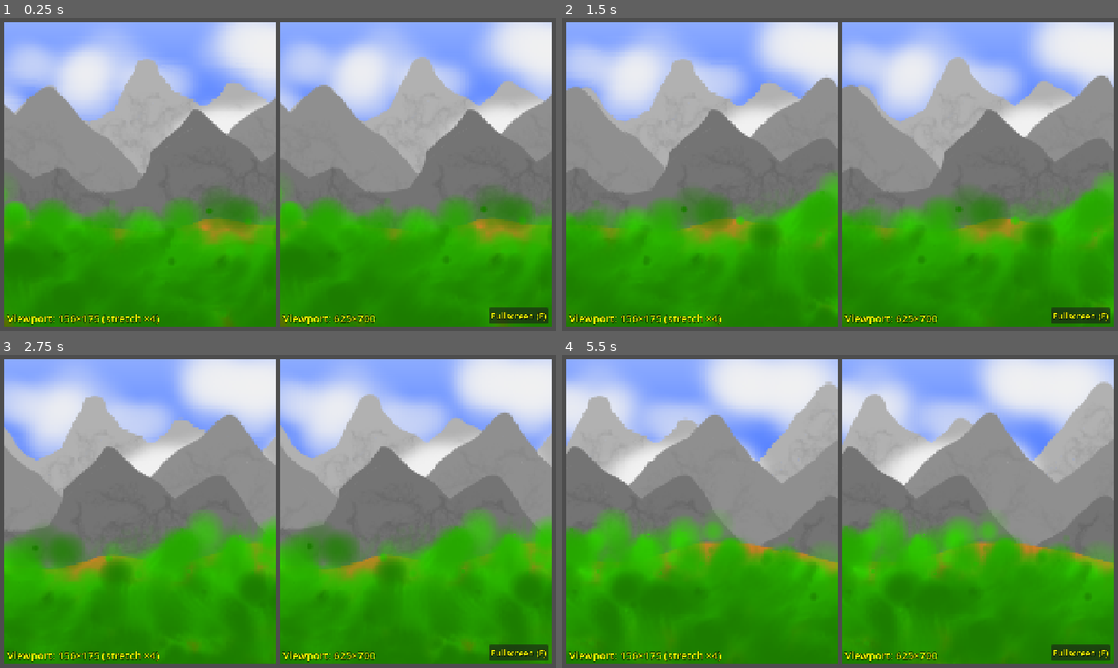
Above: before the commit, frames 1-4 (two rows, left to right).
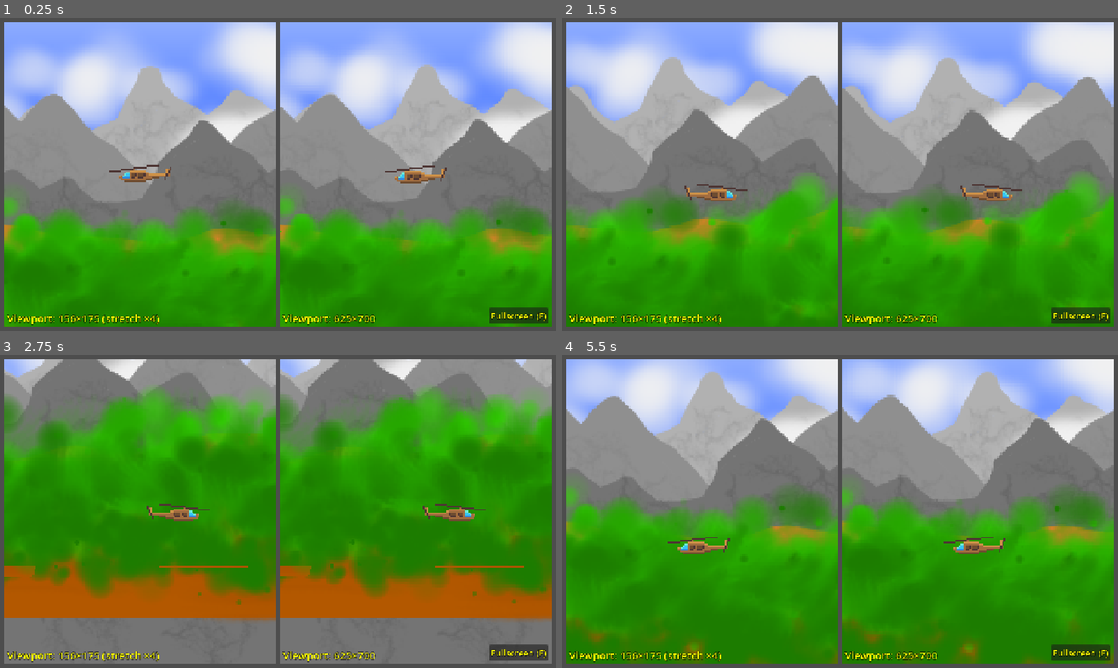
Above: after the commit, the same moments.

Repository: Toxe/godot-parallax-scrolling
Game: Godot game, scene res://scenes/main.tscn
Two runs of this game, one before a commit and one after it. Both use one fixed random seed, a clock stepped at 60 frames per second and the inputs below.
Inputs:
- Up to frame 1 (0.25 s): no input
- Up to frame 2 (1.5 s): tap Enter at 0.5 s; hold D (move_right, bound only after the commit) 0.53-1.28 s; tap Shift at 0.6, 1.35 s; hold S (move_down, bound only after the commit) from 1.28 s (still down)
- Up to frame 3 (2.75 s): release S (move_down, bound only after the commit) at 2.03 s; hold D (move_right, bound only after the commit) from 2.03 s (still down); tap Shift at 2.1 s
- Up to frame 4 (5.5 s): release D (move_right, bound only after the commit) at 2.78 s; hold W (move_up, bound only after the commit) 2.78-3.53 s; tap Shift every 0.75 s from 2.85 to 5.1 s; hold A (move_left, bound only after the commit) 3.53-5.03 s; hold S (move_down, bound only after the commit) from 5.03 s (still down)

The runs differ from the first frame. In frame 1, 19% of the frame differs, in the area x 0-100%, y 1-99%; in frame 2, 19%; in frame 3, 93%; in frame 4, 56%.

Commit message:
Add controllable helicopter; camera follows player

Diff:
--- a/ParallaxScrolling/project.godot
+++ b/ParallaxScrolling/project.godot
@@ -46,6 +46,30 @@
 "events": [Object(InputEventKey,"resource_local_to_scene":false,"resource_name":"","device":-1,"window_id":0,"alt_press …(192 unchanged characters)…
 ]
 }
+move_up={
+"deadzone": 0.2,
+"events": [Object(InputEventKey,"resource_local_to_scene":false,"resource_name":"","device":-1,"window_id":0,"alt_pressed":false,"shift_pressed":false,"ctrl_pressed":false,"meta_pressed":false,"pressed":false,"keycode":0,"physical_keycode":87,"key_label":0,"unicode":119,"location":0,"echo":false,"script":null)
+, Object(InputEventKey,"resource_local_to_scene":false,"resource_name":"","device":-1,"window_id":0,"alt_pressed":false,"shift_pressed":false,"ctrl_pressed":false,"meta_pressed":false,"pressed":false,"keycode":0,"physical_keycode":4194320,"key_label":0,"unicode":0,"location":0,"echo":false,"script":null)
+]
+}
+move_down={
+"deadzone": 0.2,
+"events": [Object(InputEventKey,"resource_local_to_scene":false,"resource_name":"","device":-1,"window_id":0,"alt_pressed":false,"shift_pressed":false,"ctrl_pressed":false,"meta_pressed":false,"pressed":false,"keycode":0,"physical_keycode":83,"key_label":0,"unicode":115,"location":0,"echo":false,"script":null)
+, Object(InputEventKey,"resource_local_to_scene":false,"resource_name":"","device":-1,"window_id":0,"alt_pressed":false,"shift_pressed":false,"ctrl_pressed":false,"meta_pressed":false,"pressed":false,"keycode":0,"physical_keycode":4194322,"key_label":0,"unicode":0,"location":0,"echo":false,"script":null)
+]
+}
+move_left={
+"deadzone": 0.2,
+"events": [Object(InputEventKey,"resource_local_to_scene":false,"resource_name":"","device":-1,"window_id":0,"alt_pressed":false,"shift_pressed":false,"ctrl_pressed":false,"meta_pressed":false,"pressed":false,"keycode":0,"physical_keycode":65,"key_label":0,"unicode":97,"location":0,"echo":false,"script":null)
+, Object(InputEventKey,"resource_local_to_scene":false,"resource_name":"","device":-1,"window_id":0,"alt_pressed":false,"shift_pressed":false,"ctrl_pressed":false,"meta_pressed":false,"pressed":false,"keycode":0,"physical_keycode":4194319,"key_label":0,"unicode":0,"location":0,"echo":false,"script":null)
+]
+}
+move_right={
+"deadzone": 0.2,
+"events": [Object(InputEventKey,"resource_local_to_scene":false,"resource_name":"","device":-1,"window_id":0,"alt_pressed":false,"shift_pressed":false,"ctrl_pressed":false,"meta_pressed":false,"pressed":false,"keycode":0,"physical_keycode":68,"key_label":0,"unicode":100,"location":0,"echo":false,"script":null)
+, Object(InputEventKey,"resource_local_to_scene":false,"resource_name":"","device":-1,"window_id":0,"alt_pressed":false,"shift_pressed":false,"ctrl_pressed":false,"meta_pressed":false,"pressed":false,"keycode":0,"physical_keycode":4194321,"key_label":0,"unicode":0,"location":0,"echo":false,"script":null)
+]
+}
 
 [rendering]
 
--- a/ParallaxScrolling/scenes/main.gd
+++ b/ParallaxScrolling/scenes/main.gd
@@ -5,8 +5,8 @@
 @onready var sub_viewport2: SubViewport = $HBoxContainer/SubViewportContainer2/SubViewport2
 @onready var viewport_size_label1: Label = $CanvasLayer/ViewportSizeLabel1
 @onready var viewport_size_label2: Label = $CanvasLayer/ViewportSizeLabel2
-@onready var camera1: Camera2D = $HBoxContainer/SubViewportContainer1/SubViewport1/Camera2D
-@onready var camera2: Camera2D = $HBoxContainer/SubViewportContainer2/SubViewport2/Camera2D
+@onready var helo1: Sprite2D = $HBoxContainer/SubViewportContainer1/SubViewport1/Helo
+@onready var helo2: Sprite2D = $HBoxContainer/SubViewportContainer2/SubViewport2/Helo
 
 
 func _ready() -> void:
@@ -14,12 +14,15 @@
     update_window_title()
 
 
-func _process(_delta: float) -> void:
+func _process(delta: float) -> void:
     viewport_size_label1.text = "Viewport: %d×%d (stretch ×%d)" % [sub_viewport1.size.x, sub_viewport1.size.y, sub_viewport_container1.stretch_shrink]
     viewport_size_label2.text = "Viewport: %d×%d" % [sub_viewport2.size.x, sub_viewport2.size.y]
 
-    camera1.position += Vector2(40, 0) * _delta
-    camera2.position += Vector2(160, 0) * _delta
+    var movement := Input.get_vector("move_left", "move_right", "move_up", "move_down")
+    var movement_speed := 0.1 if Input.is_physical_key_pressed(Key.KEY_SHIFT) else 1.0
+
+    handle_helo_movement(helo1, movement, movement_speed * 0.25, delta)
+    handle_helo_movement(helo2, movement, movement_speed, delta)
 
 
 func _unhandled_key_input(event: InputEvent) -> void:
@@ -27,6 +30,15 @@
         toggle_fullscreen()
     elif event.is_action_pressed("quit"):
         get_tree().quit()
+
+
+func handle_helo_movement(helo: Sprite2D, movement: Vector2, movement_speed: float, delta: float) -> void:
+    if !movement.is_zero_approx():
+        helo.position += 500.0 * delta * movement * movement_speed
+        if movement.x > 0.5 && !helo.flip_h:
+            helo.flip_h = true
+        elif movement.x < -0.5 && helo.flip_h:
+            helo.flip_h = false
 
 
 func create_window_title_update_timer() -> void:
--- a/ParallaxScrolling/scenes/main.tscn
+++ b/ParallaxScrolling/scenes/main.tscn
@@ -12,6 +12,8 @@
 [ext_resource type="Texture2D" uid="uid://d2mc7eu8b23ib" path="res://assets/images/mountains3.png" id="7_jkv2x"]
 [ext_resource type="Texture2D" uid="uid://du710aai0hve3" path="res://assets/images/ground1.png" id="8_jbj1t"]
 [ext_resource type="Texture2D" uid="uid://bt01tklcu1ym0" path="res://assets/images/ground2.png" id="9_muem4"]
+[ext_resource type="Texture2D" uid="uid://dbqah0erqnb4v" path="res://assets/images/helo.png" id="13_a8y0u"]
+[ext_resource type="Texture2D" uid="uid://ded1ktewo0ovq" path="res://assets/images/helo_x4.png" id="14_jkv2x"]
 
 [sub_resource type="Gradient" id="Gradient_tefeu"]
 colors = PackedColorArray(0.5477166, 0.66959137, 1, 1, 0.05507724, 0.2830962, 1, 1)
@@ -55,9 +57,6 @@
 size = Vector2i(156, 175)
 render_target_update_mode = 4
 
-[node name="Camera2D" type="Camera2D" parent="HBoxContainer/SubViewportContainer1/SubViewport1" unique_id=1570935998]
-position = Vector2(78, 87)
-
 [node name="Node2D" type="Node2D" parent="HBoxContainer/SubViewportContainer1/SubViewport1" unique_id=1943276017]
 
 [node name="Parallax2D6" type="Parallax2D" parent="HBoxContainer/SubViewportContainer1/SubViewport1/Node2D" unique_id=158051884]
@@ -69,7 +68,7 @@
 centered = false
 
 [node name="Parallax2D10" type="Parallax2D" parent="HBoxContainer/SubViewportContainer1/SubViewport1/Node2D" unique_id=1228180340]
-scroll_scale = Vector2(0.1, 1)
+scroll_scale = Vector2(0.1, 0.5)
 repeat_size = Vector2(256, 0)
 
 [node name="Sprite2D" type="Sprite2D" parent="HBoxContainer/SubViewportContainer1/SubViewport1/Node2D/Parallax2D10" unique_id=1993367555]
@@ -78,7 +77,7 @@
 centered = false
 
 [node name="Parallax2D11" type="Parallax2D" parent="HBoxContainer/SubViewportContainer1/SubViewport1/Node2D" unique_id=2030302766]
-scroll_scale = Vector2(0.2, 1)
+scroll_scale = Vector2(0.2, 0.55)
 repeat_size = Vector2(256, 0)
 
 [node name="Sprite2D" type="Sprite2D" parent="HBoxContainer/SubViewportContainer1/SubViewport1/Node2D/Parallax2D11" unique_id=386737931]
@@ -87,7 +86,7 @@
 centered = false
 
 [node name="Parallax2D" type="Parallax2D" parent="HBoxContainer/SubViewportContainer1/SubViewport1/Node2D" unique_id=428853874]
-scroll_scale = Vector2(0.3, 1)
+scroll_scale = Vector2(0.3, 0.6)
 repeat_size = Vector2(256, 0)
 
 [node name="Sprite2D" type="Sprite2D" parent="HBoxContainer/SubViewportContainer1/SubViewport1/Node2D/Parallax2D" unique_id=312114191]
@@ -96,7 +95,7 @@
 centered = false
 
 [node name="Parallax2D12" type="Parallax2D" parent="HBoxContainer/SubViewportContainer1/SubViewport1/Node2D" unique_id=1433709167]
-scroll_scale = Vector2(0.35, 1)
+scroll_scale = Vector2(0.35, 0.65)
 repeat_size = Vector2(256, 0)
 
 [node name="Sprite2D" type="Sprite2D" parent="HBoxContainer/SubViewportContainer1/SubViewport1/Node2D/Parallax2D12" unique_id=1802264161]
@@ -105,7 +104,7 @@
 centered = false
 
 [node name="Parallax2D2" type="Parallax2D" parent="HBoxContainer/SubViewportContainer1/SubViewport1/Node2D" unique_id=1139246300]
-scroll_scale = Vector2(0.4, 1)
+scroll_scale = Vector2(0.4, 0.7)
 repeat_size = Vector2(256, 0)
 
 [node name="Sprite2D" type="Sprite2D" parent="HBoxContainer/SubViewportContainer1/SubViewport1/Node2D/Parallax2D2" unique_id=1203507448]
@@ -114,7 +113,7 @@
 centered = false
 
 [node name="Parallax2D3" type="Parallax2D" parent="HBoxContainer/SubViewportContainer1/SubViewport1/Node2D" unique_id=315999649]
-scroll_scale = Vector2(0.5, 1)
+scroll_scale = Vector2(0.5, 0.75)
 repeat_size = Vector2(256, 0)
 
 [node name="Sprite2D" type="Sprite2D" parent="HBoxContainer/SubViewportContainer1/SubViewport1/Node2D/Parallax2D3" unique_id=2001937598]
@@ -123,7 +122,7 @@
 centered = false
 
 [node name="Parallax2D4" type="Parallax2D" parent="HBoxContainer/SubViewportContainer1/SubViewport1/Node2D" unique_id=1179120161]
-scroll_scale = Vector2(0.6, 1)
+scroll_scale = Vector2(0.6, 0.8)
 repeat_size = Vector2(256, 0)
 
 [node name="Sprite2D" type="Sprite2D" parent="HBoxContainer/SubViewportContainer1/SubViewport1/Node2D/Parallax2D4" unique_id=656134677]
@@ -132,7 +131,7 @@
 centered = false
 
 [node name="Parallax2D5" type="Parallax2D" parent="HBoxContainer/SubViewportContainer1/SubViewport1/Node2D" unique_id=2004147161]
-scroll_scale = Vector2(0.7, 1)
+scroll_scale = Vector2(0.7, 0.85)
 repeat_size = Vector2(256, 0)
 
 [node name="Sprite2D" type="Sprite2D" parent="HBoxContainer/SubViewportContainer1/SubViewport1/Node2D/Parallax2D5" unique_id=7764432]
@@ -141,7 +140,7 @@
 centered = false
 
 [node name="Parallax2D7" type="Parallax2D" parent="HBoxContainer/SubViewportContainer1/SubViewport1/Node2D" unique_id=1754286665]
-scroll_scale = Vector2(0.8, 1)
+scroll_scale = Vector2(0.8, 0.9)
 repeat_size = Vector2(256, 0)
 
 [node name="Sprite2D" type="Sprite2D" parent="HBoxContainer/SubViewportContainer1/SubViewport1/Node2D/Parallax2D7" unique_id=10392748]
@@ -150,7 +149,7 @@
 centered = false
 
 [node name="Parallax2D8" type="Parallax2D" parent="HBoxContainer/SubViewportContainer1/SubViewport1/Node2D" unique_id=1337858175]
-scroll_scale = Vector2(0.9, 1)
+scroll_scale = Vector2(0.9, 0.95)
 repeat_size = Vector2(256, 0)
 
 [node name="Sprite2D" type="Sprite2D" parent="HBoxContainer/SubViewportContainer1/SubViewport1/Node2D/Parallax2D8" unique_id=1961026461]
@@ -165,6 +164,13 @@
 position = Vector2(0, 92)
 texture = ExtResource("6_choun")
 centered = false
+
+[node name="Helo" type="Sprite2D" parent="HBoxContainer/SubViewportContainer1/SubViewport1" unique_id=1450813162]
+position = Vector2(80, 80)
+texture = ExtResource("13_a8y0u")
+
+[node name="Camera2D" type="Camera2D" parent="HBoxContainer/SubViewportContainer1/SubViewport1/Helo" unique_id=1570935998]
+position_smoothing_enabled = true
 
 [node name="SubViewportContainer2" type="SubViewportContainer" parent="HBoxContainer" unique_id=1705908404]
 layout_mode = 2
@@ -177,9 +183,6 @@
 size = Vector2i(625, 700)
 render_target_update_mode = 4
 
-[node name="Camera2D" type="Camera2D" parent="HBoxContainer/SubViewportContainer2/SubViewport2" unique_id=70248295]
-position = Vector2(315, 350)
-
 [node name="Node2D" type="Node2D" parent="HBoxContainer/SubViewportContainer2/SubViewport2" unique_id=411535306]
 
 [node name="Parallax2D6" type="Parallax2D" parent="HBoxContainer/SubViewportContainer2/SubViewport2/Node2D" unique_id=1594098780]
@@ -191,7 +194,7 @@
 centered = false
 
 [node name="Parallax2D10" type="Parallax2D" parent="HBoxContainer/SubViewportContainer2/SubViewport2/Node2D" unique_id=607016012]
-scroll_scale = Vector2(0.1, 1)
+scroll_scale = Vector2(0.1, 0.5)
 repeat_size = Vector2(1024, 0)
 
 [node name="Sprite2D" type="Sprite2D" parent="HBoxContainer/SubViewportContainer2/SubViewport2/Node2D/Parallax2D10" unique_id=453337287]
@@ -201,7 +204,7 @@
 centered = false
 
 [node name="Parallax2D11" type="Parallax2D" parent="HBoxContainer/SubViewportContainer2/SubViewport2/Node2D" unique_id=1793438946]
-scroll_scale = Vector2(0.2, 1)
+scroll_scale = Vector2(0.2, 0.55)
 repeat_size = Vector2(1024, 0)
 
 [node name="Sprite2D" type="Sprite2D" parent="HBoxContainer/SubViewportContainer2/SubViewport2/Node2D/Parallax2D11" unique_id=607277484]
@@ -211,7 +214,7 @@
 centered = false
 
 [node name="Parallax2D" type="Parallax2D" parent="HBoxContainer/SubViewportContainer2/SubViewport2/Node2D" unique_id=603348848]
-scroll_scale = Vector2(0.3, 1)
+scroll_scale = Vector2(0.3, 0.6)
 repeat_size = Vector2(1024, 0)
 
 [node name="Sprite2D" type="Sprite2D" parent="HBoxContainer/SubViewportContainer2/SubViewport2/Node2D/Parallax2D" unique_id=558364712]
@@ -221,7 +224,7 @@
 centered = false
 
 [node name="Parallax2D12" type="Parallax2D" parent="HBoxContainer/SubViewportContainer2/SubViewport2/Node2D" unique_id=293411477]
-scroll_scale = Vector2(0.35, 1)
+scroll_scale = Vector2(0.35, 0.65)
 repeat_size = Vector2(1024, 0)
 
 [node name="Sprite2D" type="Sprite2D" parent="HBoxContainer/SubViewportContainer2/SubViewport2/Node2D/Parallax2D12" unique_id=329814356]
@@ -231,7 +234,7 @@
 centered = false
 
 [node name="Parallax2D2" type="Parallax2D" parent="HBoxContainer/SubViewportContainer2/SubViewport2/Node2D" unique_id=1196340381]
-scroll_scale = Vector2(0.4, 1)
+scroll_scale = Vector2(0.4, 0.7)
 repeat_size = Vector2(1024, 0)
 
 [node name="Sprite2D" type="Sprite2D" parent="HBoxContainer/SubViewportContainer2/SubViewport2/Node2D/Parallax2D2" unique_id=1387680487]
@@ -241,7 +244,7 @@
 centered = false
 
 [node name="Parallax2D3" type="Parallax2D" parent="HBoxContainer/SubViewportContainer2/SubViewport2/Node2D" unique_id=1588104926]
-scroll_scale = Vector2(0.5, 1)
+scroll_scale = Vector2(0.5, 0.75)
 repeat_size = Vector2(1024, 0)
 
 [node name="Sprite2D" type="Sprite2D" parent="HBoxContainer/SubViewportContainer2/SubViewport2/Node2D/Parallax2D3" unique_id=1885505074]
@@ -251,7 +254,7 @@
 centered = false
 
 [node name="Parallax2D4" type="Parallax2D" parent="HBoxContainer/SubViewportContainer2/SubViewport2/Node2D" unique_id=845601664]
-scroll_scale = Vector2(0.6, 1)
+scroll_scale = Vector2(0.6, 0.8)
 repeat_size = Vector2(1024, 0)
 
 [node name="Sprite2D" type="Sprite2D" parent="HBoxContainer/SubViewportContainer2/SubViewport2/Node2D/Parallax2D4" unique_id=1346270337]
@@ -261,7 +264,7 @@
 centered = false
 
 [node name="Parallax2D5" type="Parallax2D" parent="HBoxContainer/SubViewportContainer2/SubViewport2/Node2D" unique_id=949285522]
-scroll_scale = Vector2(0.7, 1)
+scroll_scale = Vector2(0.7, 0.85)
 repeat_size = Vector2(1024, 0)
 
 [node name="Sprite2D" type="Sprite2D" parent="HBoxContainer/SubViewportContainer2/SubViewport2/Node2D/Parallax2D5" unique_id=2013597155]
@@ -271,7 +274,7 @@
 centered = false
 
 [node name="Parallax2D7" type="Parallax2D" parent="HBoxContainer/SubViewportContainer2/SubViewport2/Node2D" unique_id=1517304998]
-scroll_scale = Vector2(0.8, 1)
+scroll_scale = Vector2(0.8, 0.9)
 repeat_size = Vector2(1024, 0)
 
 [node name="Sprite2D" type="Sprite2D" parent="HBoxContainer/SubViewportContainer2/SubViewport2/Node2D/Parallax2D7" unique_id=599083531]
@@ -281,7 +284,7 @@
 centered = false
 
 [node name="Parallax2D8" type="Parallax2D" parent="HBoxContainer/SubViewportContainer2/SubViewport2/Node2D" unique_id=1329456496]
-scroll_scale = Vector2(0.9, 1)
+scroll_scale = Vector2(0.9, 0.95)
 repeat_size = Vector2(1024, 0)
 
 [node name="Sprite2D" type="Sprite2D" parent="HBoxContainer/SubViewportContainer2/SubViewport2/Node2D/Parallax2D8" unique_id=22146045]
@@ -298,6 +301,13 @@
 scale = Vector2(4, 4)
 texture = ExtResource("6_choun")
 centered = false
+
+[node name="Helo" type="Sprite2D" parent="HBoxContainer/SubViewportContainer2/SubViewport2" unique_id=1225854489]
+position = Vector2(320, 320)
+texture = ExtResource("14_jkv2x")
+
+[node name="Camera2D" type="Camera2D" parent="HBoxContainer/SubViewportContainer2/SubViewport2/Helo" unique_id=70248295]
+position_smoothing_enabled = true
 
 [node name="CanvasLayer" type="CanvasLayer" parent="." unique_id=2063356290]
 
